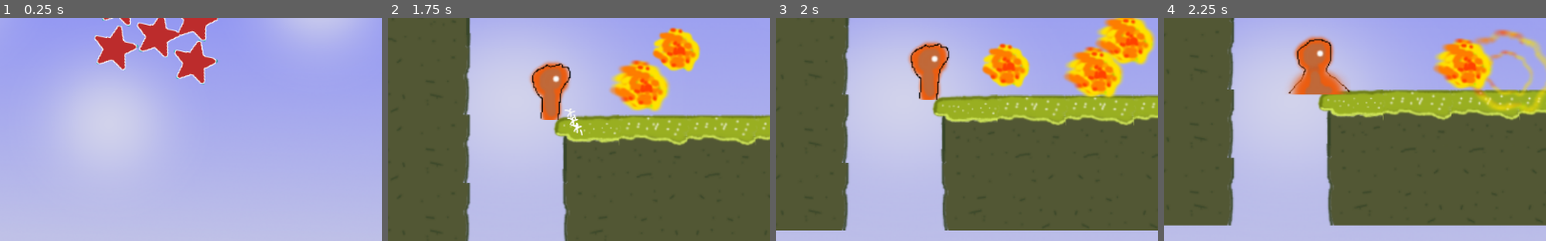
Above: before the commit, frames 1-4 (left to right).
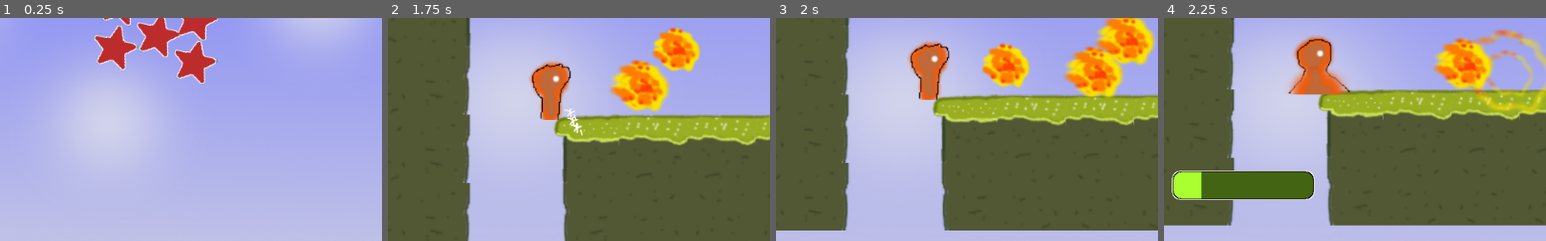
Above: after the commit, the same moments.

Repository: theatischbein/Pow
Game: Godot game, scene res://scene/MainMenu.tscn
Two runs of this game, one before a commit and one after it. Both use one fixed random seed, a clock stepped at 60 frames per second and the inputs below.
Inputs:
- Up to frame 1 (0.25 s): no input
- Up to frame 2 (1.75 s): tap Enter (ui_accept) at 0.5, 1.35, 1.52 s; hold Right (ui_right) 0.53-1.28 s; hold Enter (ui_accept) 0.53-1.28 s; hold Down (ui_down) from 1.28 s (still down)
- Up to frame 3 (2 s): keep holding Down (ui_down); tap Enter (ui_accept) at 1.82 s
- Up to frame 4 (2.25 s): release Down (ui_down) at 2.03 s; hold Right (ui_right) from 2.03 s (still down); hold Enter (ui_accept) from 2.03 s (still down)
The pictures show only the part of the screen within x 40-90%, y 50-100%; the shares and areas given below are measured in that part.

Frames 1-3 are identical in both runs. In frame 4, 4.9% of the frame differs, in the area x 2-40%, y 68-82%.

Commit message:
Fireball loading HUD + HP HUD funct.

Diff:
--- a/scene/HUD.tscn
+++ b/scene/HUD.tscn
@@ -9,10 +9,8 @@
 
 anchor_left = 0.0
 anchor_top = 0.0
-anchor_right = 0.0
-anchor_bottom = 0.0
-margin_right = 8.0
-margin_bottom = 40.0
+anchor_right = 1.0
+anchor_bottom = 1.0
 rect_pivot_offset = Vector2( 0, 0 )
 rect_clip_content = false
 mouse_filter = 0
@@ -20,24 +18,41 @@
 size_flags_horizontal = 1
 size_flags_vertical = 1
 
-[node name="HBoxContainer" type="HBoxContainer" parent="." index="0"]
+[node name="VBoxContainer" type="VBoxContainer" parent="." index="0"]
 
 anchor_left = 0.0
 anchor_top = 0.0
 anchor_right = 0.0
 anchor_bottom = 0.0
 margin_left = 8.0
-margin_right = 323.0
-margin_bottom = 45.0
-rect_pivot_offset = Vector2( 0, 0 )
-rect_clip_content = false
-mouse_filter = 1
-mouse_default_cursor_shape = 0
-size_flags_horizontal = 1
-size_flags_vertical = 1
-alignment = 0
-
-[node name="Bars" type="VBoxContainer" parent="HBoxContainer" index="0"]
+margin_right = 1024.0
+margin_bottom = 600.0
+rect_pivot_offset = Vector2( 0, 0 )
+rect_clip_content = false
+mouse_filter = 1
+mouse_default_cursor_shape = 0
+size_flags_horizontal = 1
+size_flags_vertical = 1
+alignment = 0
+
+[node name="HBoxContainer" type="HBoxContainer" parent="VBoxContainer" index="0"]
+
+editor/display_folded = true
+anchor_left = 0.0
+anchor_top = 0.0
+anchor_right = 0.0
+anchor_bottom = 0.0
+margin_right = 1016.0
+margin_bottom = 45.0
+rect_pivot_offset = Vector2( 0, 0 )
+rect_clip_content = false
+mouse_filter = 1
+mouse_default_cursor_shape = 0
+size_flags_horizontal = 1
+size_flags_vertical = 1
+alignment = 0
+
+[node name="Bars" type="VBoxContainer" parent="VBoxContainer/HBoxContainer" index="0"]
 
 anchor_left = 0.0
 anchor_top = 0.0
@@ -53,7 +68,7 @@
 size_flags_vertical = 1
 alignment = 0
 
-[node name="Bar" type="HBoxContainer" parent="HBoxContainer/Bars" index="0"]
+[node name="Bar" type="HBoxContainer" parent="VBoxContainer/HBoxContainer/Bars" index="0"]
 
 anchor_left = 0.0
 anchor_top = 0.0
@@ -69,7 +84,7 @@
 size_flags_vertical = 1
 alignment = 0
 
-[node name="Count" type="MarginContainer" parent="HBoxContainer/Bars/Bar" index="0"]
+[node name="Count" type="MarginContainer" parent="VBoxContainer/HBoxContainer/Bars/Bar" index="0"]
 
 editor/display_folded = true
 anchor_left = 0.0
@@ -85,7 +100,7 @@
 size_flags_horizontal = 1
 size_flags_vertical = 1
 
-[node name="BG" type="NinePatchRect" parent="HBoxContainer/Bars/Bar/Count" index="0"]
+[node name="BG" type="NinePatchRect" parent="VBoxContainer/HBoxContainer/Bars/Bar/Count" index="0"]
 
 anchor_left = 0.0
 anchor_top = 0.0
@@ -104,7 +119,7 @@
 texture = ExtResource( 1 )
 _sections_unfolded = [ "Focus", "Hint", "Mouse", "Rect", "Size Flags" ]
 
-[node name="Ttitle" type="TextureRect" parent="HBoxContainer/Bars/Bar/Count/BG" index="0"]
+[node name="Ttitle" type="TextureRect" parent="VBoxContainer/HBoxContainer/Bars/Bar/Count/BG" index="0"]
 
 anchor_left = 0.0
 anchor_top = 0.0
@@ -121,7 +136,7 @@
 texture = ExtResource( 2 )
 stretch_mode = 4
 
-[node name="Count" type="Label" parent="HBoxContainer/Bars/Bar/Count/BG" index="1"]
+[node name="Count" type="Label" parent="VBoxContainer/HBoxContainer/Bars/Bar/Count/BG" index="1"]
 
 anchor_left = 0.0
 anchor_top = 0.0
@@ -144,7 +159,7 @@
 max_lines_visible = -1
 _sections_unfolded = [ "Anchor", "Focus", "Grow Direction", "Hint", "Margin", "Material", "Mouse", "Pause", "Rect", "Size Flags", "Theme", "Visibility", "custom_colors", "custom_constants", "custom_fonts", "custom_styles" ]
 
-[node name="Progress" type="TextureProgress" parent="HBoxContainer/Bars/Bar" index="1"]
+[node name="Progress" type="TextureProgress" parent="VBoxContainer/HBoxContainer/Bars/Bar" index="1"]
 
 anchor_left = 0.0
 anchor_top = 0.0
@@ -174,7 +189,7 @@
 nine_patch_stretch = false
 _sections_unfolded = [ "Textures" ]
 
-[node name="Counter" type="HBoxContainer" parent="HBoxContainer" index="1"]
+[node name="Counter" type="HBoxContainer" parent="VBoxContainer/HBoxContainer" index="1"]
 
 anchor_left = 0.0
 anchor_top = 0.0
@@ -190,3 +205,69 @@
 size_flags_horizontal = 1
 size_flags_vertical = 1
 alignment = 0
+
+[node name="Spacer" type="MarginContainer" parent="VBoxContainer" index="1"]
+
+anchor_left = 0.0
+anchor_top = 0.0
+anchor_right = 0.0
+anchor_bottom = 0.0
+margin_top = 49.0
+margin_right = 1016.0
+margin_bottom = 499.0
+rect_min_size = Vector2( 0, 450 )
+rect_pivot_offset = Vector2( 0, 0 )
+rect_clip_content = false
+mouse_filter = 0
+mouse_default_cursor_shape = 0
+size_flags_horizontal = 1
+size_flags_vertical = 1
+_sections_unfolded = [ "Rect" ]
+
+[node name="Power" type="HBoxContainer" parent="VBoxContainer" index="2"]
+
+anchor_left = 0.0
+anchor_top = 0.0
+anchor_right = 0.0
+anchor_bottom = 0.0
+margin_top = 503.0
+margin_right = 1016.0
+margin_bottom = 548.0
+rect_pivot_offset = Vector2( 0, 0 )
+rect_clip_content = false
+mouse_filter = 1
+mouse_default_cursor_shape = 0
+size_flags_horizontal = 1
+size_flags_vertical = 1
+alignment = 1
+_sections_unfolded = [ "Anchor", "Margin", "Visibility" ]
+
+[node name="Progress" type="TextureProgress" parent="VBoxContainer/Power" index="0"]
+
+anchor_left = 0.0
+anchor_top = 0.0
+anchor_right = 0.0
+anchor_bottom = 0.0
+margin_left = 408.0
+margin_right = 607.0
+margin_bottom = 45.0
+rect_pivot_offset = Vector2( 0, 0 )
+rect_clip_content = false
+mouse_filter = 1
+mouse_default_cursor_shape = 0
+size_flags_horizontal = 1
+size_flags_vertical = 1
+min_value = 0.0
+max_value = 50.0
+step = 1.0
+page = 0.0
+value = 10.0
+exp_edit = false
+rounded = false
+texture_under = ExtResource( 3 )
+texture_over = null
+texture_progress = ExtResource( 4 )
+radial_fill_degrees = 360.0
+radial_center_offset = Vector2( 0, 0 )
+nine_patch_stretch = false
+_sections_unfolded = [ "Textures", "Visibility" ]
--- a/scene/Level.tscn
+++ b/scene/Level.tscn
@@ -40,6 +40,8 @@
 [node name="Player" parent="." index="1" instance=ExtResource( 3 )]
 
 position = Vector2( 79.0468, 186.555 )
+max_power = 800
+min_power = 250
 last_dir = 1
 
 [node name="Fireballs" type="Timer" parent="." index="2"]
@@ -47,7 +49,7 @@
 process_mode = 1
 wait_time = 2.0
 one_shot = false
-autostart = true
+autostart = false
 script = ExtResource( 4 )
 Fireball = ExtResource( 5 )
 
@@ -68,7 +70,6 @@
 
 [node name="HUD-Layer" type="CanvasLayer" parent="." index="4"]
 
-editor/display_folded = true
 layer = 1
 offset = Vector2( 0, 0 )
 rotation = 0.0
@@ -77,13 +78,17 @@
 
 [node name="HUD" parent="HUD-Layer" index="0" instance=ExtResource( 7 )]
 
-margin_right = 1024.0
-margin_bottom = 45.0
+margin_right = 1.0
+margin_bottom = -3.0
 script = ExtResource( 8 )
 _sections_unfolded = [ "Anchor", "Grow Direction", "Margin", "Rect", "Size Flags", "Theme", "Visibility", "custom_constants" ]
 
 [connection signal="die" from="Player" to="HUD-Layer/HUD" method="_on_Player_die"]
 
+[connection signal="load_power" from="Player" to="HUD-Layer/HUD" method="_on_Player_load_power"]
+
+[connection signal="shoot" from="Player" to="HUD-Layer/HUD" method="_on_Player_shoot"]
+
 [connection signal="took_damage" from="Player" to="HUD-Layer/HUD" method="_on_Player_took_damage"]
 
 [connection signal="timeout" from="Fireballs" to="Fireballs" method="_on_Fireballs_timeout"]
--- a/scripts/Fireball.gd
+++ b/scripts/Fireball.gd
@@ -38,9 +38,9 @@
 	$Explosion.start()
 	if (body.get_signal_connection_list("took_damage") != []):
 		body.emit_signal("took_damage", body.health - damage)
-	else:
-		print("no player has hit?")
-		print(body.get_signal_connection_list("took_damage"))
+	#else:
+		#print("no player has hit?")
+		#print(body.get_signal_connection_list("took_damage"))
 
 func _on_Timer_timeout():
 	destroy()
--- a/scripts/HUD.gd
+++ b/scripts/HUD.gd
@@ -6,8 +6,15 @@
 
 func _ready():
 	var player_max_health = $"../../Player".max_health
-	$HBoxContainer/Bars/Bar/Progress.max_value = player_max_health
+	$VBoxContainer/HBoxContainer/Bars/Bar/Progress.max_value = player_max_health
 	update_health(player_max_health)
+
+	var player_max_power = $"../../Player".max_power
+	var player_min_power = $"../../Player".min_power
+	$VBoxContainer/Power/Progress.max_value = player_max_power
+	$VBoxContainer/Power/Progress.min_value = player_min_power
+	$VBoxContainer/Power.hide()
+	update_power(player_min_power)
 
 #func _process(delta):
 #	# Called every frame. Delta is time since last frame.
@@ -23,5 +30,19 @@
 	$HBoxContainer.hide()
 
 func update_health(health):
-	$HBoxContainer/Bars/Bar/Count/BG/Count.text = str(health)
-	$HBoxContainer/Bars/Bar/Progress.value = health
+	$VBoxContainer/HBoxContainer/Bars/Bar/Count/BG/Count.text = str(health)
+	$VBoxContainer/HBoxContainer/Bars/Bar/Progress.value = health
+
+func update_power(power):
+	$VBoxContainer/Power/Progress.value = power
+
+func _on_Player_load_power(power):
+	if ($VBoxContainer/Power.visible != true):
+		$VBoxContainer/Power.show()
+	else:
+		print($VBoxContainer/Power.visible)
+	update_power(power)
+
+
+func _on_Player_shoot():
+	$VBoxContainer/Power.hide()
--- a/scripts/player.gd
+++ b/scripts/player.gd
@@ -3,16 +3,19 @@
 export (PackedScene) var Fireball
 export var max_health = 100
 export var health = 50
+export var max_power = 800
+export var min_power = 250
 
 signal die()
 signal took_damage()
+signal load_power()
+signal shoot()
 
 const DIR = {
 	LEFT = 0,
 	RIGHT = 1
 	}
-const POWER_MAX = 800
-const POWER_MIN = 250
+
 
 export var last_dir = DIR.RIGHT
 var force = Vector2()
@@ -41,13 +44,16 @@
 		$AnimatedSprite.flip_h = false;
 
 	if (Input.is_action_pressed("ui_accept")):
-		if(power < POWER_MAX):
+		if(power < max_power):
 			power += 10
+			emit_signal("load_power", power)
 	if (Input.is_action_just_released("ui_accept")):
 		var fire = Fireball.instance()
 		get_parent().add_child(fire)
 		fire.shoot(position, last_dir, power)
-		power = POWER_MIN
+		power = min_power
+		emit_signal("load_power", power)
+		emit_signal("shoot")
 
 func update_health(new_health):
 	health = new_health
